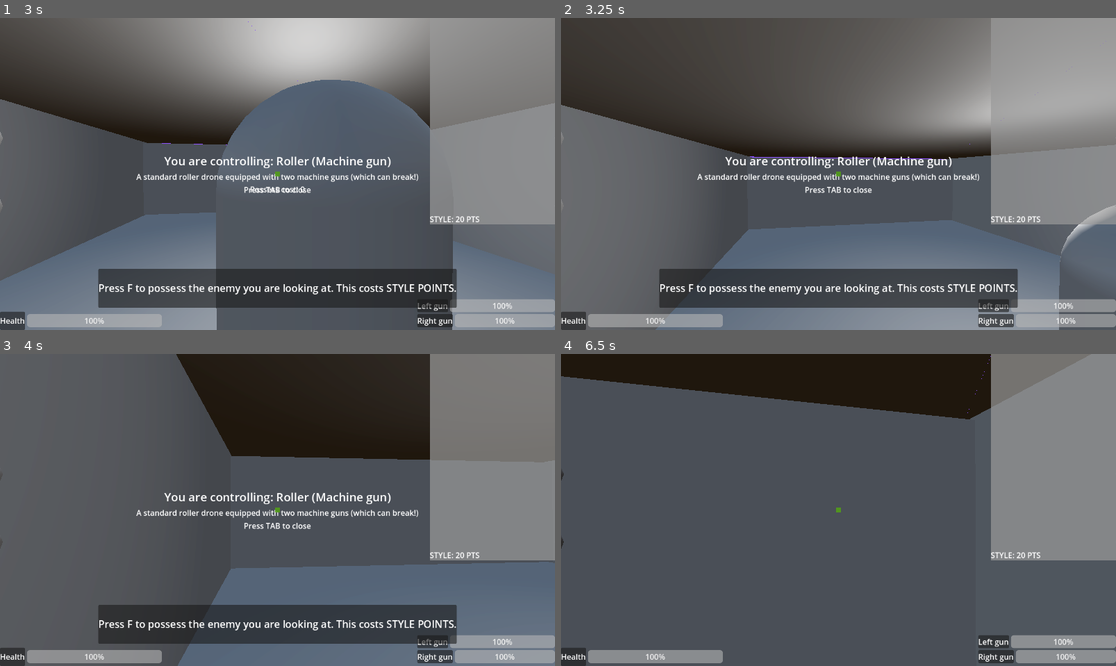
Above: before the commit, frames 1-4 (two rows, left to right).
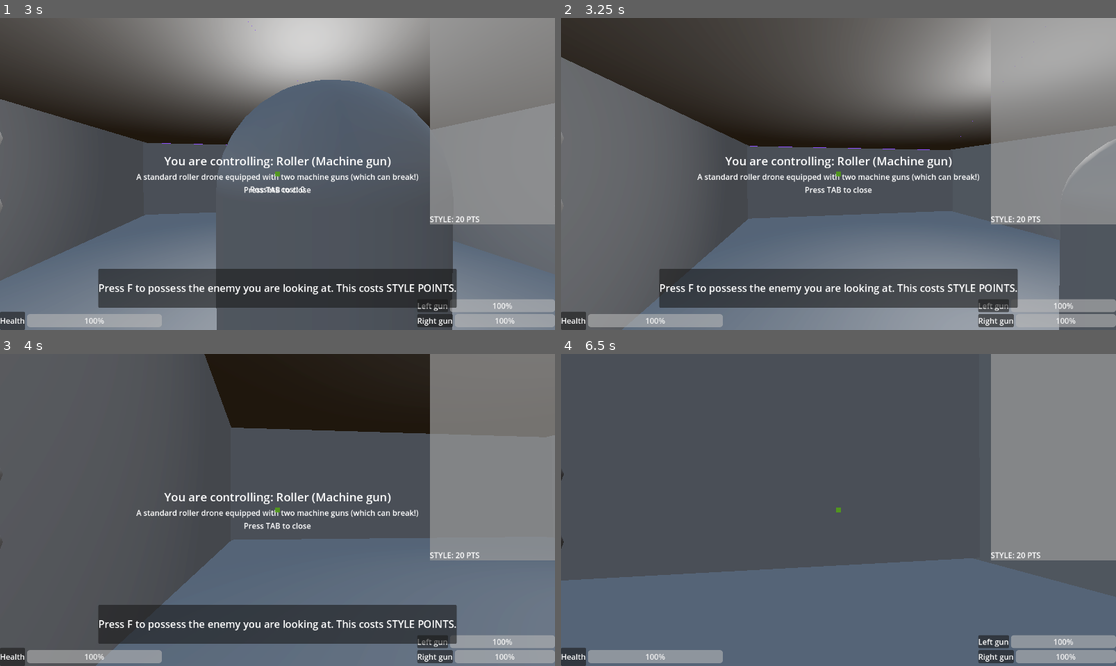
Above: after the commit, the same moments.

Repository: city-high-rider/soulswap
Game: Godot game, scene res://test_level.tscn
Same seed, same stepped clock (60 frames per second), same inputs: the game is played once before the commit and once after it. This scene is started directly instead of the project's main scene. Sound files missing from this copy of the repository are replaced by a short silence.
Inputs (mouse positions are in pixels of both pictures, inside the frame that each line leads up to):
- Up to frame 1 (3 s): tap Enter at 0.5 s; move the mouse to (271, 180) at 0.52 s; hold W (forward) 0.53-2.78 s; tap Space (jump) at 0.6, 0.77, 1.07, 1.52, 1.55, 1.82, 2.3 s; move the mouse to (316, 177) at 1.27 s; tap F (possess) at 1.35, 2, 2.75 s; move the mouse to (233, 170) at 2.02 s; press the mouse at (233, 170) at 2.03 s; move the mouse to (283, 174) at 2.77 s; release the mouse at (283, 174) at 2.78 s; hold A (left) from 2.78 s (still down); right-click (283, 174) at 2.85 s
- Up to frame 2 (3.25 s): keep holding A (left); tap Space (jump) at 3.02, 3.05 s
- Up to frame 3 (4 s): tap Space (jump) at 3.32, 3.77, 3.8 s; tap F (possess) at 3.5 s; move the mouse to (255, 503) at 3.52 s; release A (left) at 3.53 s; hold W (forward) from 3.53 s (still down); hold Shift (shift) from 3.53 s (still down)
- Up to frame 4 (6.5 s): tap Space (jump) at 4.07, 4.52, 4.55, 4.82, 5.1, 6.02, 6.05, 6.32 s; tap F (possess) at 4.25, 5, 5.85 s; move the mouse to (866, 510) at 4.27 s; release Shift (shift) at 4.28 s; tap Tab (toggle_info) at 4.35 s; move the mouse to (810, 510) at 5.02 s; move the mouse to (849, 503) at 5.77 s; release W (forward) at 5.78 s; hold D (right) from 5.78 s (still down)

Frame 1 is identical in both runs. In frame 2, 17% of the frame differs, in the area x 0-100%, y 0-100%; in frame 3, 9.2%; in frame 4, 38%.

Commit message:
stop using deleted dependencies

Diff:
--- a/test_level.tscn
+++ b/test_level.tscn
@@ -13,8 +13,6 @@
 [ext_resource type="Material" uid="uid://ctir88q3d86hv" path="res://materials/orange_proto.tres" id="10_bbn6t"]
 [ext_resource type="Material" uid="uid://b5anjtaljnhvs" path="res://materials/dark_proto.tres" id="11_5c1ji"]
 [ext_resource type="PackedScene" uid="uid://bdtj1l4cxv5j1" path="res://interactive/tp-trigger.tscn" id="13_l8t4h"]
-[ext_resource type="PackedScene" uid="uid://cg16rkn3dhfno" path="res://interactive/trigger_spawner.tscn" id="14_fvqvn"]
-[ext_resource type="PackedScene" uid="uid://cpqfimtyl8vh3" path="res://shells/drone.tscn" id="14_twftv"]
 [ext_resource type="Script" path="res://interactive/multiwave.gd" id="16_o5kx5"]
 
 [sub_resource type="ProceduralSkyMaterial" id="ProceduralSkyMaterial_obdej"]
@@ -59,11 +57,8 @@
 [sub_resource type="BoxShape3D" id="BoxShape3D_2wuo1"]
 size = Vector3(224.288, 1, 105.668)
 
-[sub_resource type="BoxShape3D" id="BoxShape3D_qwp2s"]
-size = Vector3(0.586037, 91, 62.5658)
-
 [sub_resource type="BoxShape3D" id="BoxShape3D_j8ask"]
-size = Vector3(43.1074, 1, 13.7513)
+size = Vector3(51.1983, 5.68123, 56.1252)
 
 [node name="test_level" type="Node3D"]
 
@@ -175,6 +170,16 @@
 transform = Transform3D(1, 0, 0, 0, 1, 0, 0, 0, 1, -0.0506618, 1.77996, 1.35028)
 possess_cost = 0.0
 
+[node name="HealthComponent" parent="Shell" index="1"]
+max_health = 9999
+
+[node name="BodyInformation" parent="Shell/PlayerUI" index="2"]
+anchors_preset = 15
+anchor_top = 0.0
+offset_top = 0.0
+offset_right = 0.0
+grow_vertical = 2
+
 [node name="GhostMount" parent="Shell" index="3" node_paths=PackedStringArray("ghost")]
 ghost = NodePath("DummyGhost")
 
@@ -182,6 +187,9 @@
 ghost_mount = NodePath("..")
 
 [node name="DummyGhost" parent="Shell/GhostMount" index="1" instance=ExtResource("3_sgn8s")]
+
+[node name="move" parent="Shell/BodyStateMachine" index="0"]
+jump_height = 2.0
 
 [node name="Checkpoint" parent="." instance=ExtResource("5_48qpn")]
 transform = Transform3D(-2.98023e-08, 0, 1, 0, 1, 0, -1, 0, -2.98023e-08, 0.101303, 0.212943, 12.4854)
@@ -241,6 +249,9 @@
 [node name="Shell2" parent="." instance=ExtResource("9_nenpd")]
 transform = Transform3D(1, 0, 0, 0, 1, 0, 0, 0, 1, 8.12235, -2.88981, 18.6076)
 
+[node name="Hitbox" parent="Shell2" index="0"]
+collision_mask = 0
+
 [node name="GhostMount" parent="Shell2" index="3" node_paths=PackedStringArray("ghost")]
 ghost = NodePath("DummyGhost")
 
@@ -333,21 +344,6 @@
 [node name="Marker3D" type="Marker3D" parent="tp-trigger"]
 transform = Transform3D(1, 0, 0, 0, 1, 0, 0, 0, 1, -7.51411, 8.60205, 1.32485)
 
-[node name="TriggerSpawner" parent="." node_paths=PackedStringArray("trigger_area") instance=ExtResource("14_fvqvn")]
-transform = Transform3D(1, 0, 0, 0, 1, 0, 0, 0, 1, 0, 8.08521, 0)
-trigger_area = NodePath("Area3D")
-
-[node name="EnemySpawner" parent="TriggerSpawner" index="0"]
-enemy = ExtResource("14_twftv")
-
-[node name="Area3D" type="Area3D" parent="TriggerSpawner"]
-collision_layer = 0
-collision_mask = 4
-
-[node name="CollisionShape3D" type="CollisionShape3D" parent="TriggerSpawner/Area3D"]
-transform = Transform3D(1, 0, 0, 0, 1, 0, 0, 0, 1, 29.4663, 24.6132, 0)
-shape = SubResource("BoxShape3D_qwp2s")
-
 [node name="firstWaves" type="Node3D" parent="."]
 transform = Transform3D(1, 0, 0, 0, 1, 0, 0, 0, 1, 103.809, 0, 27.4899)
 script = ExtResource("16_o5kx5")
@@ -374,7 +370,7 @@
 collision_mask = 4
 
 [node name="CollisionShape3D" type="CollisionShape3D" parent="firstWaves/Encounter2/Area3D"]
-transform = Transform3D(1, 0, 0, 0, 1, 0, 0, 0, 1, 4.02947, 3.61577, -3.11586)
+transform = Transform3D(1, 0, 0, 0, 1, 0, 0, 0, 1, 9.10151, 3.61577, -3.11586)
 shape = SubResource("BoxShape3D_j8ask")
 
 [node name="Revenants" type="Node3D" parent="firstWaves"]
@@ -388,10 +384,12 @@
 transform = Transform3D(1, 0, 0, 0, 1, 0, 0, 0, 1, 11.8278, 6.91514, -4.82194)
 enemy = ExtResource("9_nenpd")
 
+[connection signal="took_damage" from="Shell/Hitbox" to="Shell/GhostMount" method="_on_hitbox_took_damage" flags=18]
+[connection signal="died" from="Shell/HealthComponent" to="Shell/GhostMount" method="_on_health_component_died" flags=18]
+[connection signal="ghost_cleared" from="Shell/GhostMount" to="Shell/PlayerUI" method="_on_ghost_mount_ghost_cleared" flags=18]
 [connection signal="all_enemies_killed" from="Encounter" to="SlidingDoor" method="_on_encounter_all_enemies_killed"]
 [connection signal="encounter_started" from="Encounter" to="SlidingDoor" method="_on_encounter_encounter_started"]
 [connection signal="body_entered" from="Encounter/Area3D" to="Encounter" method="_on_area_3d_body_entered"]
-[connection signal="died" from="Shell2/HealthComponent" to="Shell2/StateMachine" method="_on_health_component_died" flags=18]
 [connection signal="body_entered" from="firstWaves/Encounter2/Area3D" to="firstWaves/Encounter2" method="_on_area_3d_body_entered"]
 
 [editable path="Shell"]
@@ -400,4 +398,3 @@
 [editable path="Shell/Head/MachineGun2"]
 [editable path="Shell2"]
 [editable path="Shell2/Head"]
-[editable path="TriggerSpawner"]
Not shown: 1 places in test_level.tscn that only renumber resources
